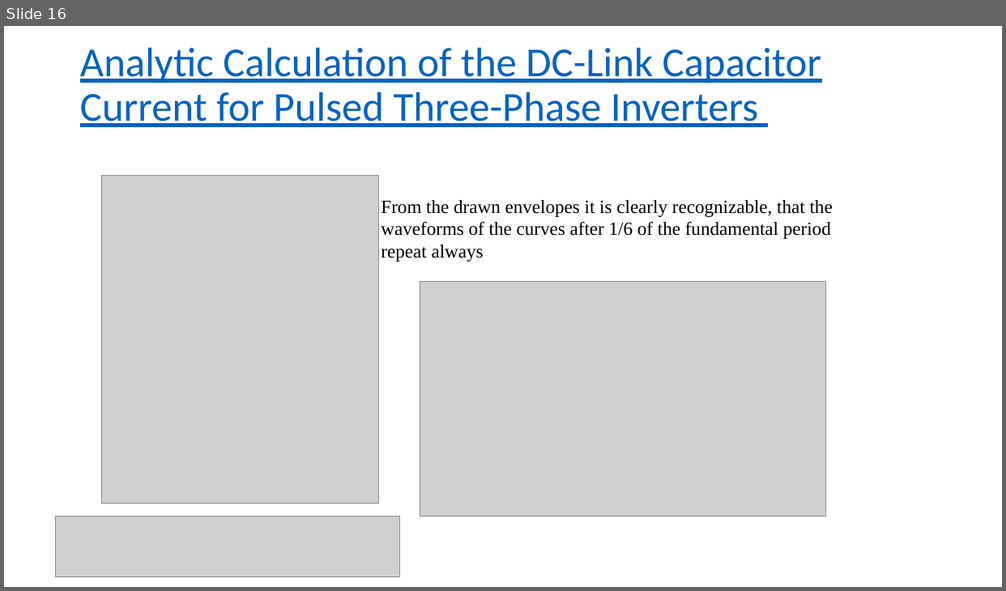
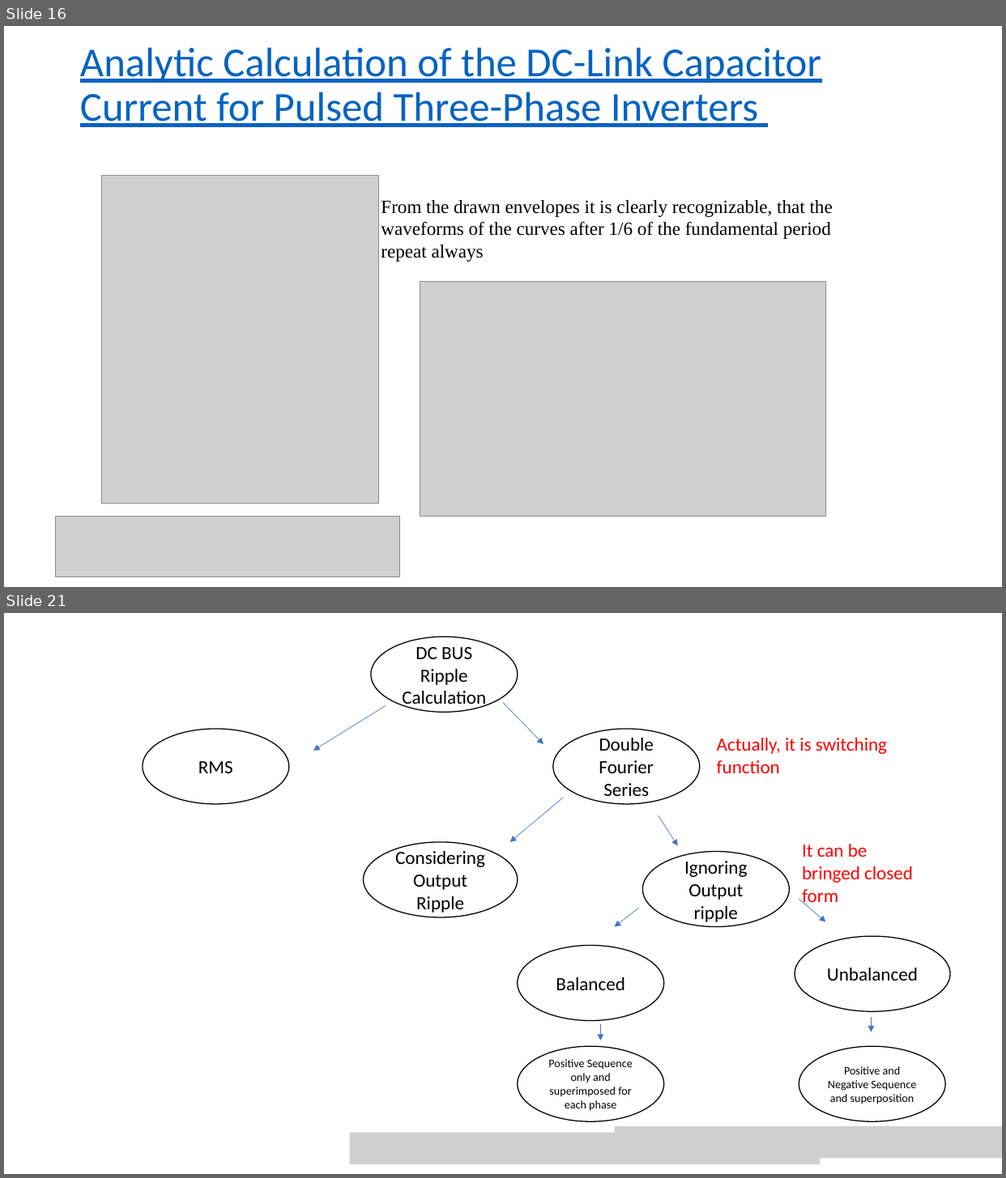
Before and after one commit to EnesAyaz/Studies, a slide deck: Reports/IMMD/Literature_review2.pptx. Shown one above the other, each under a label of ours: slide 16 before the commit, slides 16 and 21 after it; the slides between them are not shown. The pictures are 1006x591 and 1006x1178 pixels, drawn with LibreOffice and Linux fonts; fonts in the diff are those of the drawing; grey boxes stand for pictures. Boxes give left, top, right and bottom in pixels: in the first picture for what was removed or moved away, otherwise in the second. Text is boxed around its words. In the diff, an @@ line names an element or a change of style, - is before the commit and + after.

```diff
--- a/Reports/IMMD/Literature_review2.pptx
+++ b/Reports/IMMD/Literature_review2.pptx
@@ slide 21 added at (4, 613, 1002, 1174), background #FFFFFF @@
@@ ellipse added at (371, 637, 518, 713), fill #FFFFFF, outline #000000 1 pt, 18 pt, text #000000 @@
+DC BUS Ripple Calculation
@@ arrow added from (386, 706) to (313, 751), #4472C4 0.5 pt @@
@@ arrow added from (503, 703) to (543, 744), #4472C4 0.5 pt @@
@@ ellipse added at (143, 729, 289, 805), fill #FFFFFF, outline #000000 1 pt, 18 pt, text #000000 @@
+RMS
@@ ellipse added at (553, 729, 701, 805), fill #FFFFFF, outline #000000 1 pt, 18 pt, text #000000 @@
+Double Fourier Series
@@ text added at (717, 738, 887, 773), 18 pt, text #FF0000 @@
+Actually, it is switching function
@@ arrow added from (562, 798) to (510, 842), #4472C4 0.5 pt @@
@@ arrow added from (658, 815) to (678, 845), #4472C4 0.5 pt @@
@@ ellipse added at (364, 842, 518, 918), fill #FFFFFF, outline #000000 1 pt, 18 pt, text #000000 @@
+Considering Output Ripple
@@ ellipse added at (642, 852, 790, 927), fill #FFFFFF, outline #000000 1 pt, 18 pt, text #000000 @@
+Ignoring Output ripple
@@ text added at (802, 844, 913, 907), 18 pt, text #FF0000 @@
+It can be bringed closed form
@@ arrow added from (799, 899) to (826, 922), #4472C4 0.5 pt @@
@@ arrow added from (639, 908) to (614, 926), #4472C4 0.5 pt @@
@@ ellipse added at (518, 945, 664, 1021), fill #FFFFFF, outline #000000 1 pt, 18 pt, text #000000 @@
+Balanced
@@ ellipse added at (795, 936, 950, 1012), fill #FFFFFF, outline #000000 1 pt, 18 pt, text #000000 @@
+Unbalanced
@@ arrow added from (601, 1024) to (601, 1041), #4472C4 0.5 pt @@
@@ arrow added from (871, 1017) to (871, 1033), #4472C4 0.5 pt @@
@@ ellipse added at (518, 1046, 664, 1122), fill #FFFFFF, outline #000000 1 pt, 11 pt, text #000000 @@
+Positive Sequence only and superimposed for each phase
@@ ellipse added at (799, 1046, 946, 1122), fill #FFFFFF, outline #000000 1 pt, 11 pt, text #000000 @@
+Positive and Negative Sequence and superposition
@@ picture added at (350, 1132, 820, 1165) @@
@@ picture added at (614, 1127, 1002, 1159) @@
```
Also in this commit, not shown: 2 slides changed, 5 other slides added, 10 other files.
